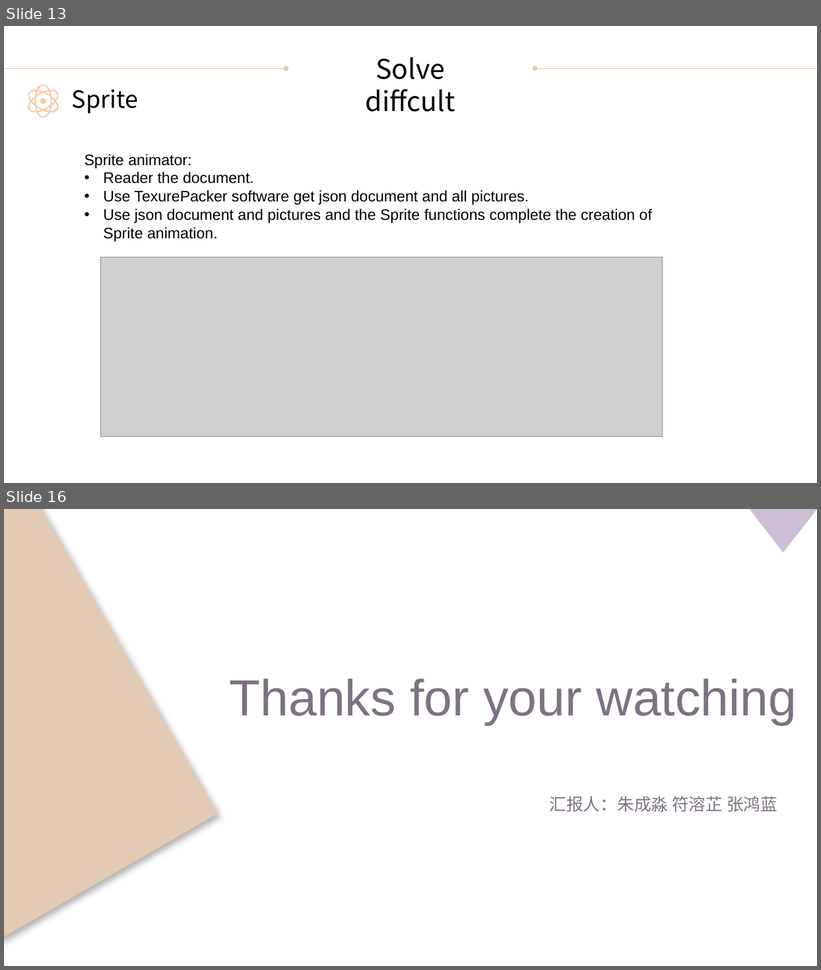
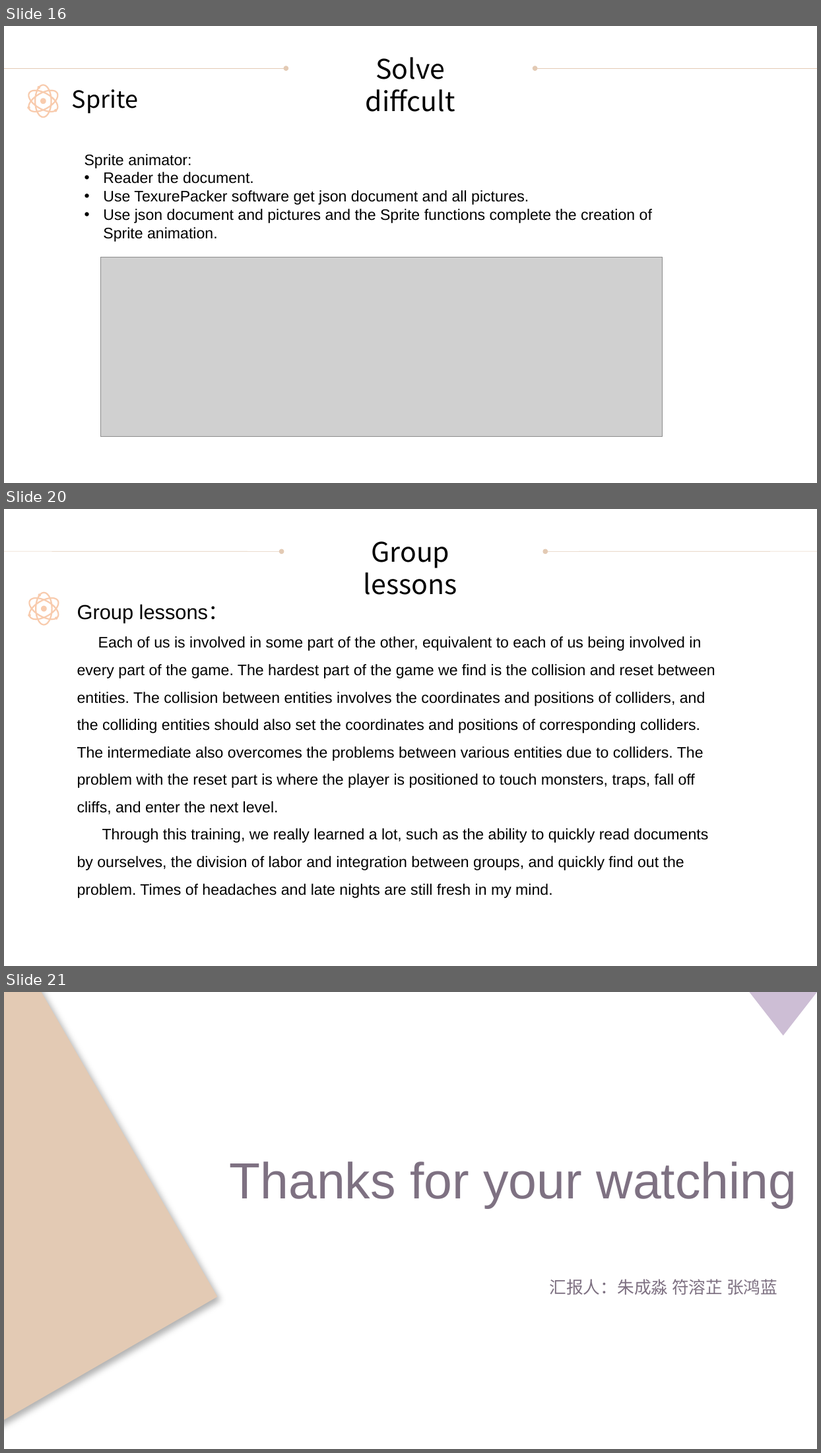
Before and after one commit to furongzhilab/SuperTux, a slide deck: 答辩PPT.pptx. Shown one above the other, each under a label of ours: slides 13 and 16 before the commit, slides 16, 20 and 21 after it; the slides between them are not shown. The pictures are 821x970 and 821x1453 pixels, drawn with LibreOffice and Linux fonts; fonts in the diff are those of the drawing; grey boxes stand for pictures. Boxes give left, top, right and bottom in pixels: in the first picture for what was removed or moved away, otherwise in the second. Text is boxed around its words. In the diff, an @@ line names an element or a change of style, - is before the commit and + after.

Commit message:
group8-SuperTux-PPT

```diff
--- a/答辩PPT.pptx
+++ b/答辩PPT.pptx
@@ slide 20 added at <box>4,509,817,966</box>, background #FFFFFF @@
@@ text added at <box>364,541,457,595</box>, 32 pt, text #000000 @@
+Group lessons
@@ arrow added from (4, 551) to (282, 552), #E3CAB4 0.5 pt @@
@@ arrow added from (817, 551) to (546, 552), #E3CAB4 0.5 pt @@
@@ freeform shape added at <box>28,592,59,626</box>, fill #F8CBAD @@
@@ freeform shape added at <box>41,606,47,612</box>, fill #F8CBAD @@
@@ text added at <box>77,604,715,898</box>, 18 pt, text #000000 @@
+Group lessons：
+Each of us is involved in some part of the other, equivalent to each of us being involved in every part of the game. The hardest part of the game we find is the collision and reset between entities. The collision between entities involves the coordinates and positions of colliders, and the colliding entities should also set the coordinates and positions of corresponding colliders. The intermediate also overcomes the problems between various entities due to colliders. The problem with the reset part is where the player is positioned to touch monsters, traps, fall off cliffs, and enter the next level.
+Through this training, we really learned a lot, such as the ability to quickly read documents by ourselves, the division of labor and integration between groups, and quickly find out the problem. Times of headaches and late nights are still fresh in my mind.
@@ what was slide 13 is now slide 16 @@
@@ what was slide 16 is now slide 21 @@
```
Also in this commit, not shown: 6 slides changed, 4 other slides added.
